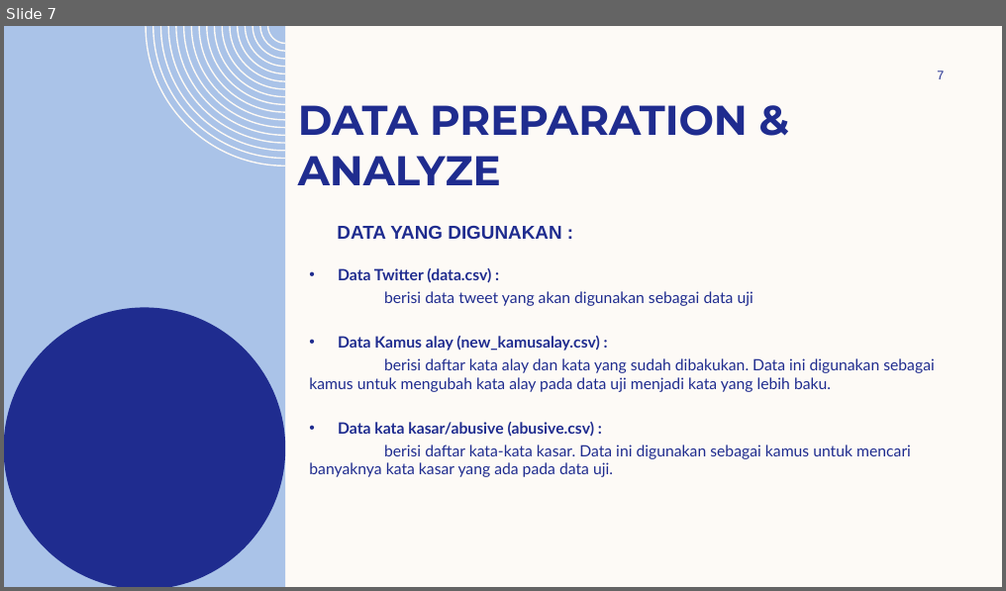
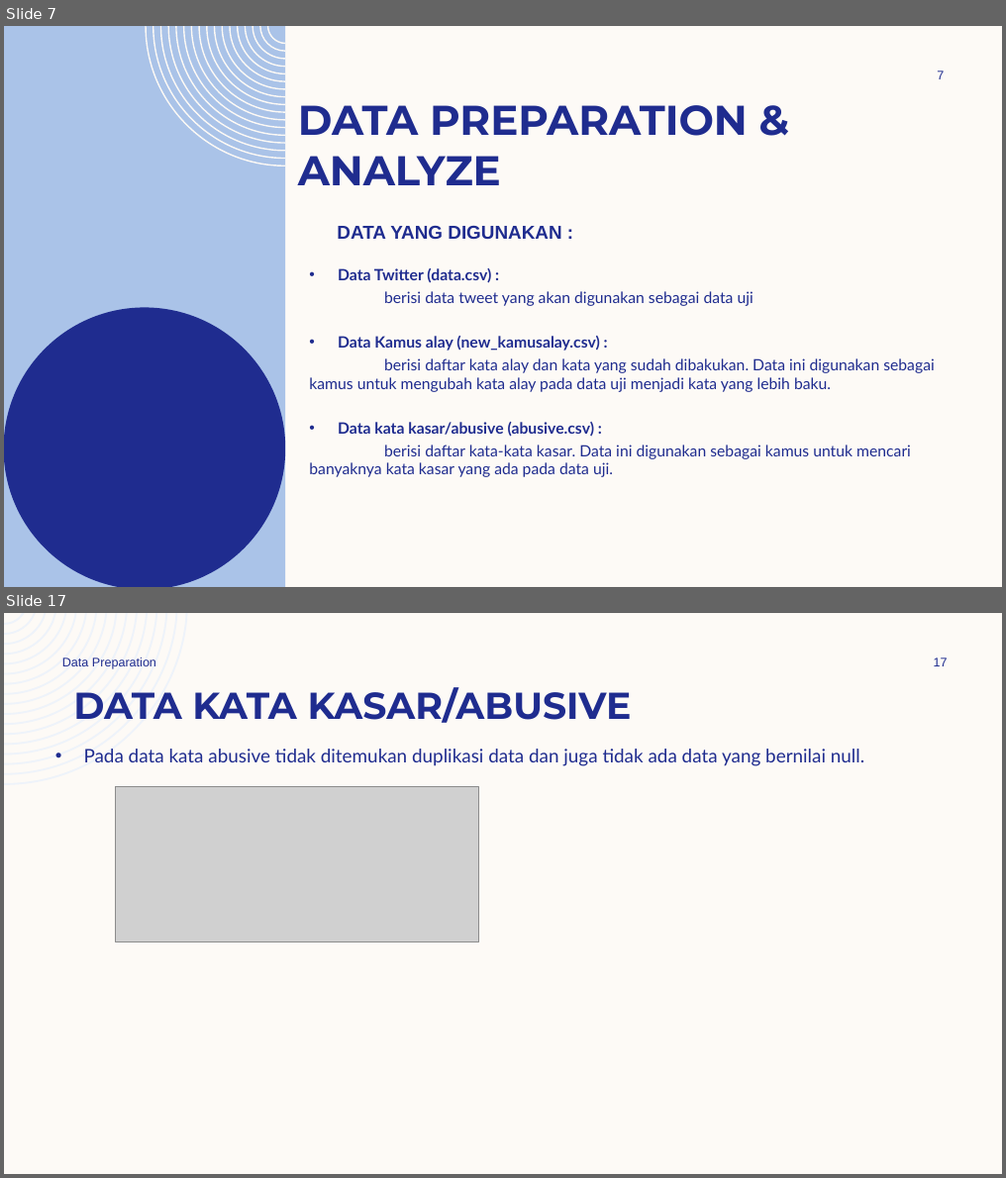
Before and after one commit to emaapriliana/gold-challenge, a slide deck: challenge binar.pptx. Shown one above the other, each under a label of ours: slide 7 before the commit, slides 7 and 17 after it; the slides between them are not shown. The pictures are 1006x591 and 1006x1178 pixels, drawn with LibreOffice and Linux fonts; fonts in the diff are those of the drawing; grey boxes stand for pictures; background and template pictures are left out. Boxes give left, top, right and bottom in pixels: in the first picture for what was removed or moved away, otherwise in the second. Text is boxed around its words. In the diff, an @@ line names an element or a change of style, - is before the commit and + after.

```diff
--- a/challenge binar.pptx
+++ b/challenge binar.pptx
@@ slide 17 added at [4, 613, 1002, 1174], background #FDFAF6 @@
@@ freeform shape added at [4, 613, 187, 785], fill #EEF3FA @@
@@ text added at [62, 658, 156, 669], 12 pt, text #1F2C8F @@
+Data Preparation
@@ page number added at [934, 658, 947, 666], 12 pt, text #1F2C8F @@
+17
@@ title added at [73, 687, 632, 723], 36 pt, text #1F2C8F, bold @@
+DATA KATA KASAR/ABUSIVE
@@ text added at [84, 749, 864, 766], 18 pt, text #1F2C8F @@
+• Pada data kata abusive tidak ditemukan duplikasi data dan juga tidak ada data yang bernilai null.
@@ picture added at [116, 786, 478, 942] @@
```
Also in this commit, not shown: 8 slides changed, 21 other slides added, 2 slides removed, 1 other file.
